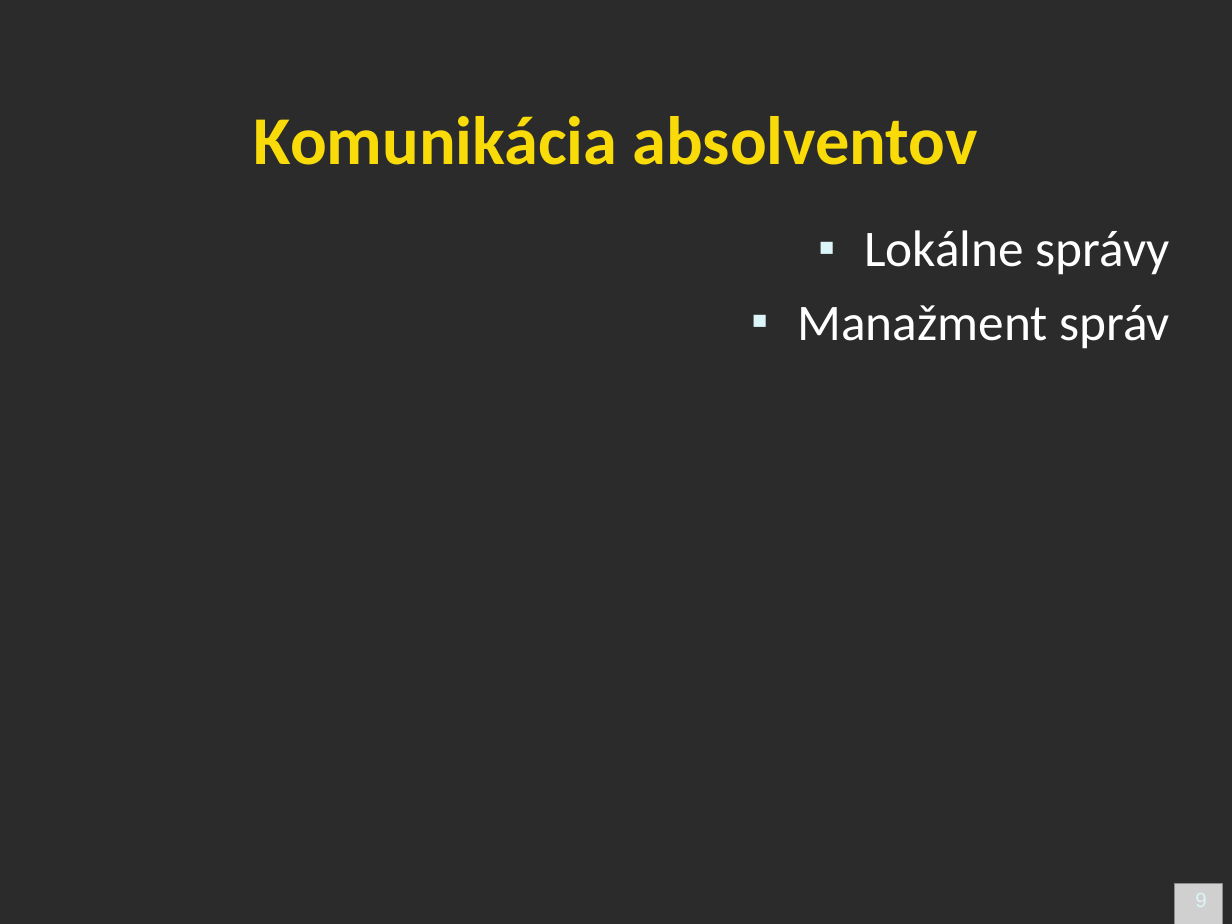
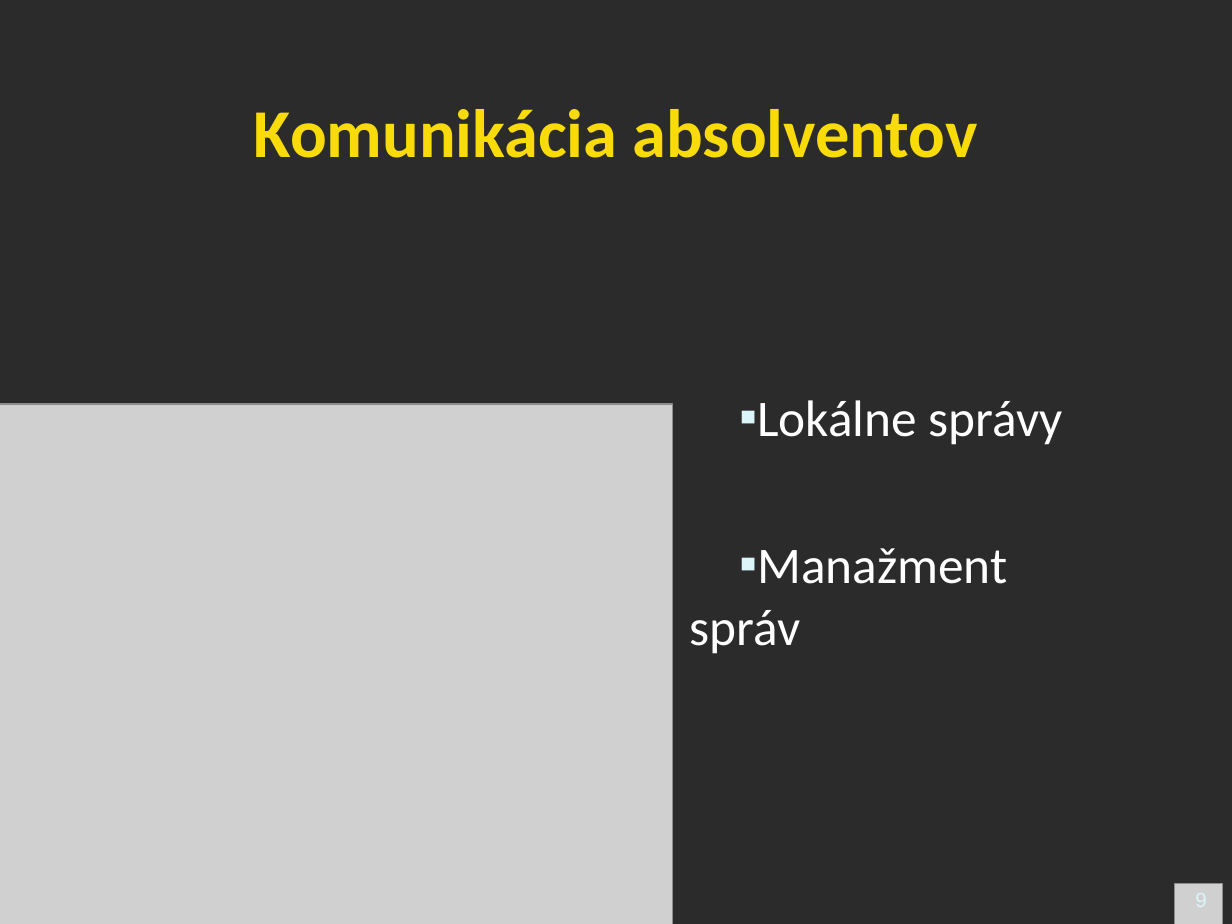
Before and after one commit to googlecode-mirror/timovy2007, a slide deck: slide 9 of doc/prezentacia/alumni_action_presentation.ppt. Drawn at 1232x924 pixels with LibreOffice and Linux fonts; fonts in the diff are those of the drawing; grey boxes stand for pictures; background and template pictures are left out; a plain dark background stands for a picture behind light text. Boxes give left, top, right and bottom in pixels: in the first picture for what was removed or moved away, otherwise in the second. Text is boxed around its words. In the diff, an @@ line names an element or a change of style, - is before the commit and + after.

```diff
--- a/doc/prezentacia/alumni_action_presentation.ppt
+++ b/doc/prezentacia/alumni_action_presentation.ppt
@@ title "Komunikácia absolventov": place and size @@
-title "Komunikácia absolventov" at bbox=[254, 116, 978, 165]
+title "Komunikácia absolventov" at bbox=[254, 109, 978, 158]
@@ title "Komunikácia absolventov" at bbox=[254, 109, 978, 158]: vertical alignment top to middle @@
@@ text "Lokálne správy" at bbox=[690, 400, 1063, 654]: alignment right to left; indent changed; vertical alignment top to middle @@
@@ picture added at bbox=[0, 404, 673, 924] @@
```
Also in this commit, not shown: 7 other slides changed, 4 slides added, 4 slides removed.
